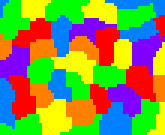
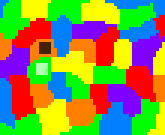
Comparing the layer stacks of the two (165, 135) images. Changes:
showed "player", painted on it over [36, 63, 48, 75]
showed "exit" over [39, 42, 51, 54]
added layer "Laag 1" above "Background" over [12, 3, 120, 126]
